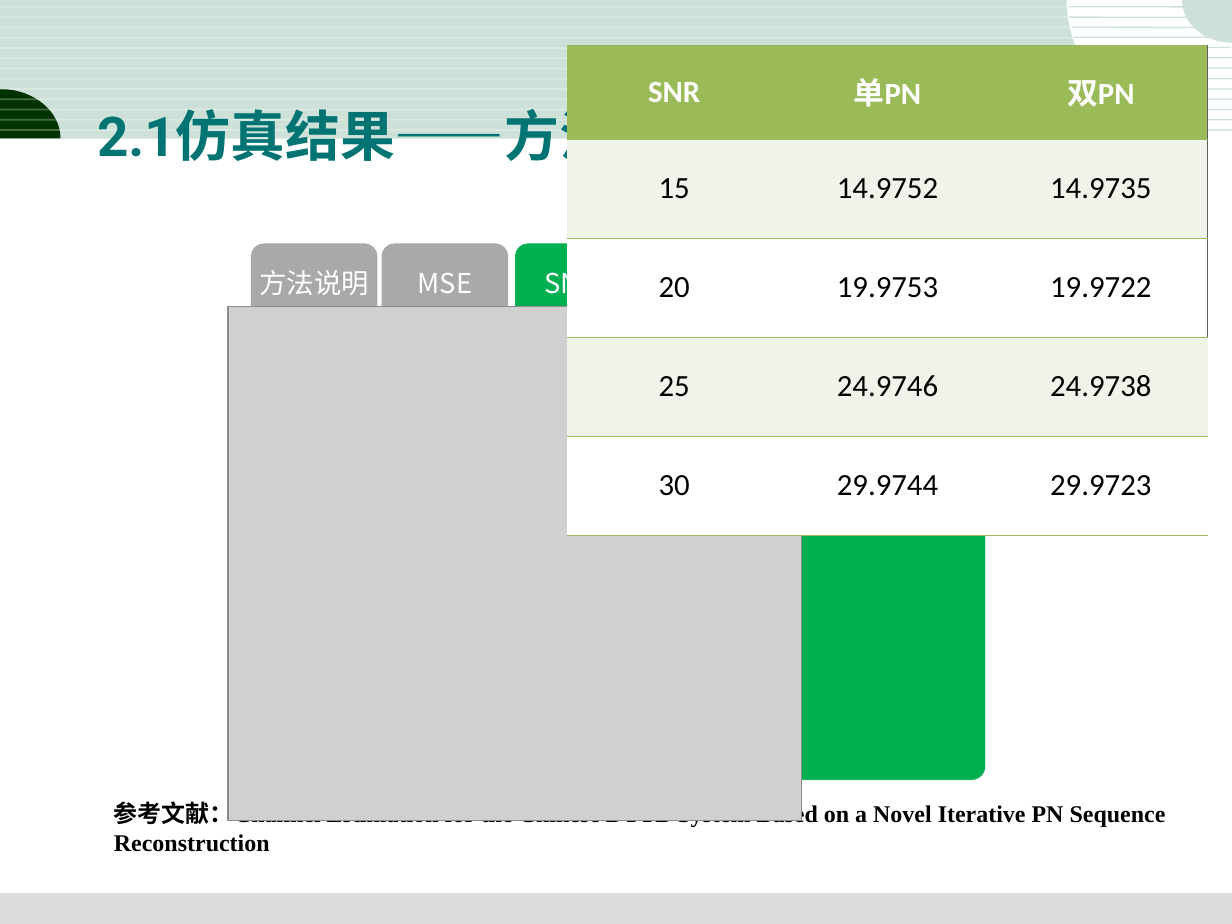
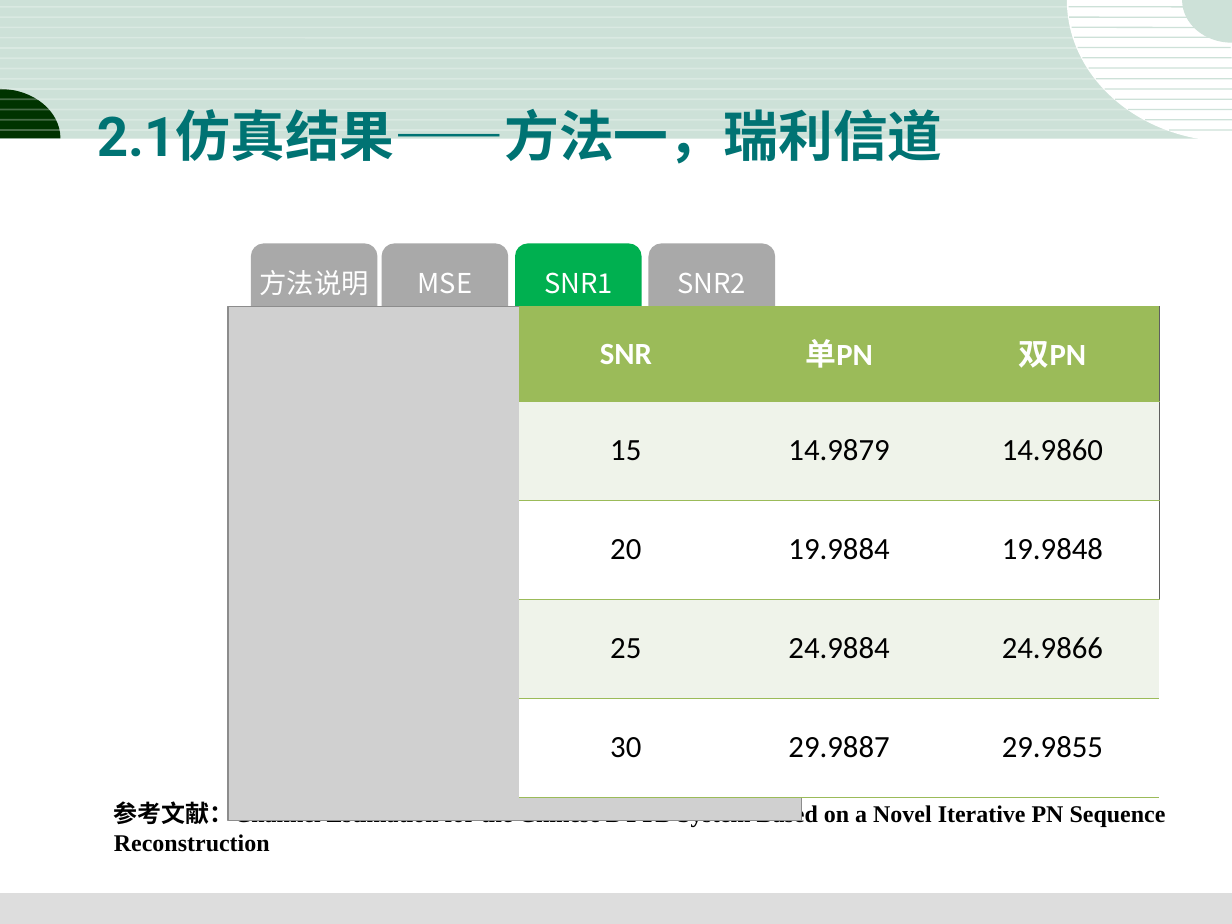
Before and after one commit to dandanJing/DTMB2.0, a slide deck: slide 10 of 3-18.DTMB2.0报告结果.ppt. Drawn at 1232x924 pixels with LibreOffice and Linux fonts; fonts in the diff are those of the drawing; grey boxes stand for pictures. Boxes give left, top, right and bottom in pixels: in the first picture for what was removed or moved away, otherwise in the second. Text is boxed around its words. In the diff, an @@ line names an element or a change of style, - is before the commit and + after.

Commit message:
修改ppt，增加方法一的说明

```diff
--- a/3-18.DTMB2.0报告结果.ppt
+++ b/3-18.DTMB2.0报告结果.ppt
@@ title at (x1=97, y1=109, x2=943, y2=169): text changed @@
-2.1仿真结果——方法一
+2.1仿真结果——方法一，瑞利信道
@@ table at (x1=519, y1=307, x2=1158, y2=797) @@
-row 2, column 2: 14.9752
+row 2, column 2: 14.9879
-row 2, column 3: 14.9735
+row 2, column 3: 14.9860
-row 3, column 2: 19.9753
+row 3, column 2: 19.9884
-row 3, column 3: 19.9722
+row 3, column 3: 19.9848
-row 4, column 2: 24.9746
+row 4, column 2: 24.9884
-row 4, column 3: 24.9738
+row 4, column 3: 24.9866
-row 5, column 2: 29.9744
+row 5, column 2: 29.9887
-row 5, column 3: 29.9723
+row 5, column 3: 29.9855
@@ table moved from (x1=568, y1=44, x2=1207, y2=535) to (x1=519, y1=307, x2=1158, y2=797) @@
```
Also in this commit, not shown: 3 other slides changed, 1 slide added, 1 slide removed, 1 other file.
